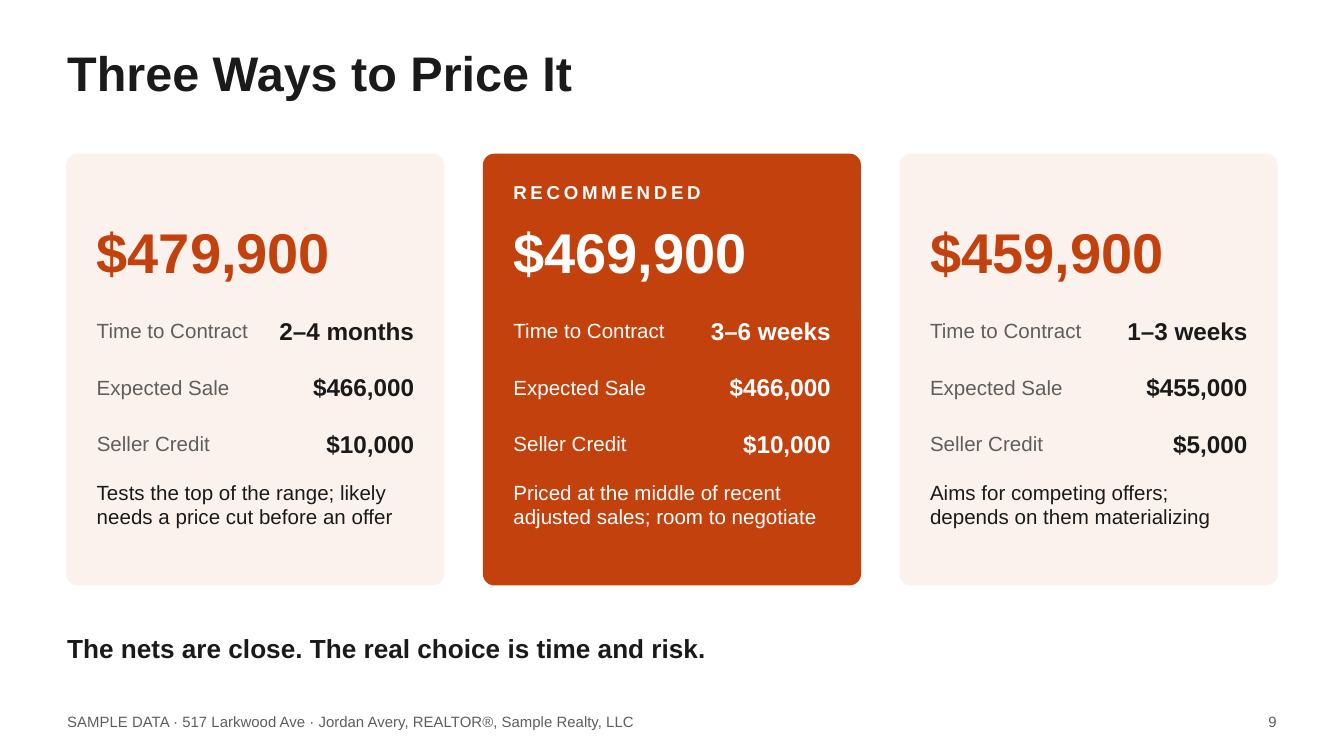
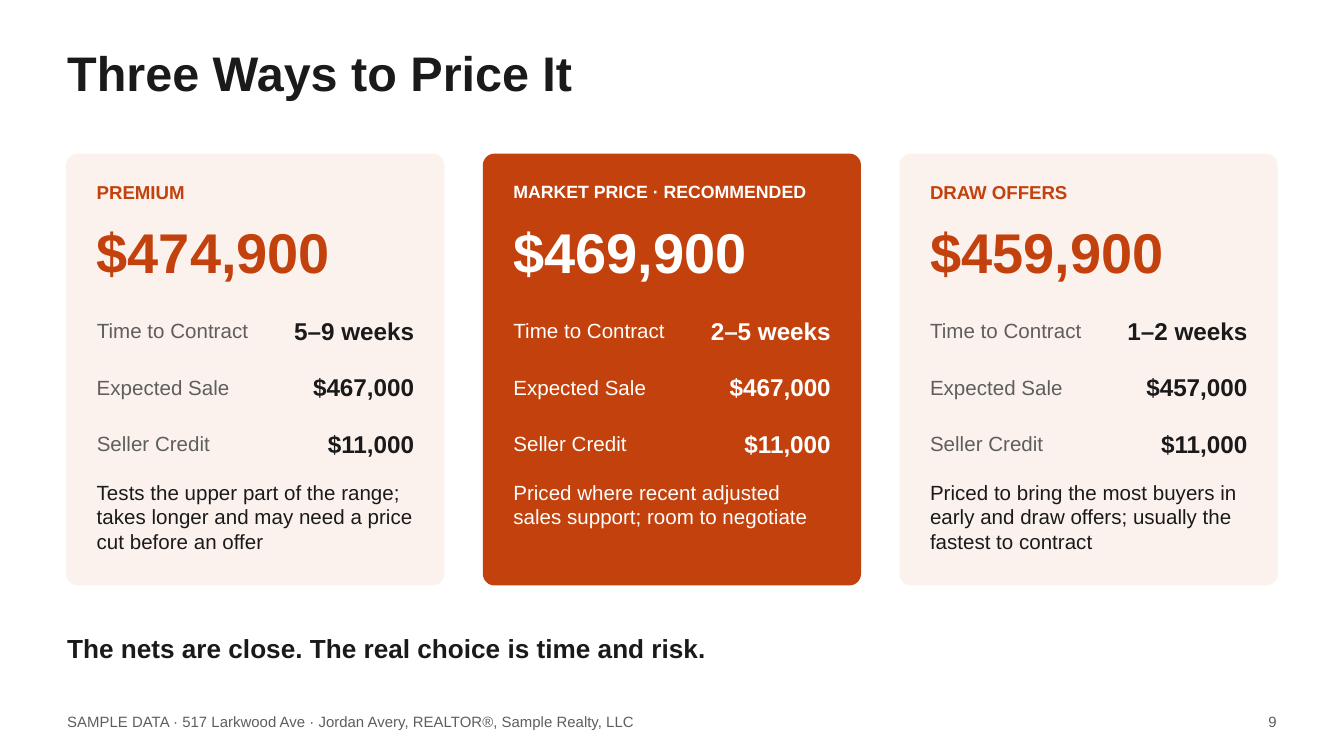
Before and after one commit to axelrivera/real-estate-skills, a slide deck: slide 9 of samples/seller-cma/517-Larkwood-Ave-Listing-Presentation.pptx. Drawn at 1344x756 pixels with LibreOffice and Linux fonts; fonts in the diff are those of the drawing. Boxes give left, top, right and bottom in pixels: in the first picture for what was removed or moved away, otherwise in the second. Text is boxed around its words. In the diff, an @@ line names an element or a change of style, - is before the commit and + after.

```diff
--- a/samples/seller-cma/517-Larkwood-Ave-Listing-Presentation.pptx
+++ b/samples/seller-cma/517-Larkwood-Ave-Listing-Presentation.pptx
@@ text added at <box>97,186,185,199</box>, 10 pt, text #C2410C, bold @@
+PREMIUM
@@ text at <box>513,185,806,198</box>: text changed; size 10 to 9.5 pt @@
-RECOMMENDED
+MARKET PRICE · RECOMMENDED
@@ text added at <box>930,186,1067,199</box>, 10 pt, text #C2410C, bold @@
+DRAW OFFERS
@@ text at <box>97,231,330,282</box>: text changed @@
-$479,900
+$474,900
@@ text removed at <box>279,322,414,341</box> @@
-2–4 months
@@ text added at <box>294,322,414,341</box>, 13 pt, text #1A1A1A, bold @@
+5–9 weeks
@@ text at <box>711,322,831,341</box>: text changed @@
-3–6 weeks
+2–5 weeks
@@ text at <box>1127,322,1248,341</box>: text changed @@
-1–3 weeks
+1–2 weeks
@@ text at <box>313,378,414,400</box>: text changed @@
-$466,000
+$467,000
@@ text at <box>730,378,831,400</box>: text changed @@
-$466,000
+$467,000
@@ text at <box>1146,378,1247,400</box>: text changed @@
-$455,000
+$457,000
@@ text at <box>328,435,414,457</box>: text changed @@
-$10,000
+$11,000
@@ text at <box>744,435,830,457</box>: text changed @@
-$10,000
+$11,000
@@ text at <box>1161,435,1247,457</box>: text changed @@
-$5,000
+$11,000
@@ text at <box>97,485,413,550</box>: text changed @@
-Tests the top of the range; likely needs a price cut before an offer
+Tests the upper part of the range; takes longer and may need a price cut before an offer
@@ text at <box>513,485,807,529</box>: text changed @@
-Priced at the middle of recent adjusted sales; room to negotiate
+Priced where recent adjusted sales support; room to negotiate
@@ text at <box>930,485,1236,550</box>: text changed @@
-Aims for competing offers; depends on them materializing
+Priced to bring the most buyers in early and draw offers; usually the fastest to contract
```
Also in this commit, not shown: 7 other slides changed, 7 other files.
